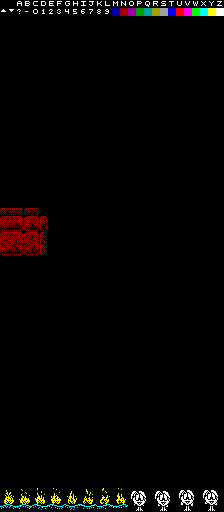
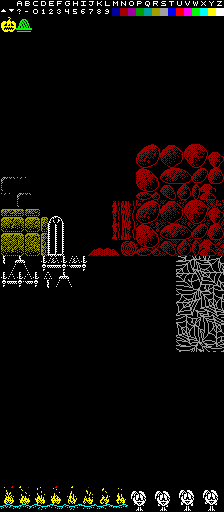
Two versions of the same layered image (224x512). Layer-by-layer changes:
added layer "Ghastly variant" above "Ghastly" over box(136, 144, 224, 256)
painted on "Ghastly" over box(0, 17, 224, 490)
added layer "Ghastly back" above "new tileset #1" over box(136, 200, 224, 256)
hid "background alpha" over box(0, 17, 224, 490)
